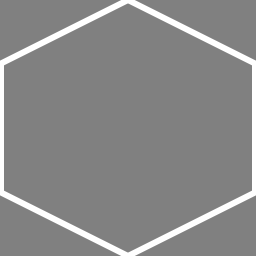
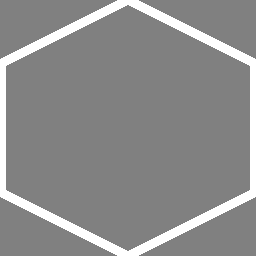
Layered file, before and after one edit (256x256). Changes by layer:
added layer "Actual" above "Shape" over left=0, top=0, right=256, bottom=256
hid "background", painted on it over left=0, top=0, right=256, bottom=256
